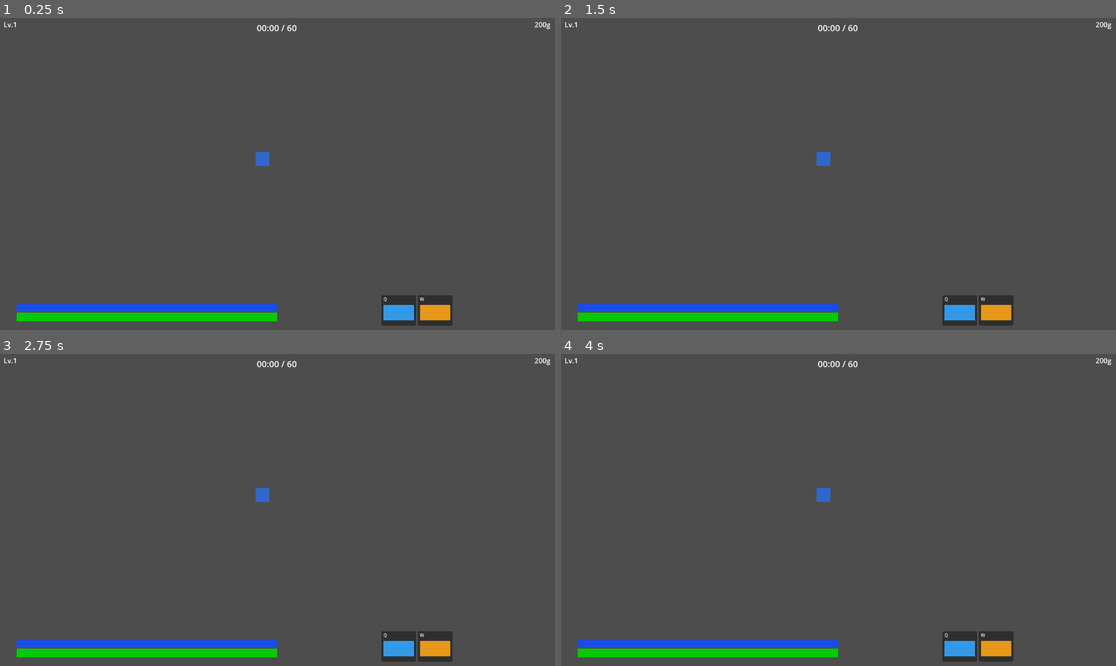
Above: before the commit, frames 1-4 (two rows, left to right).
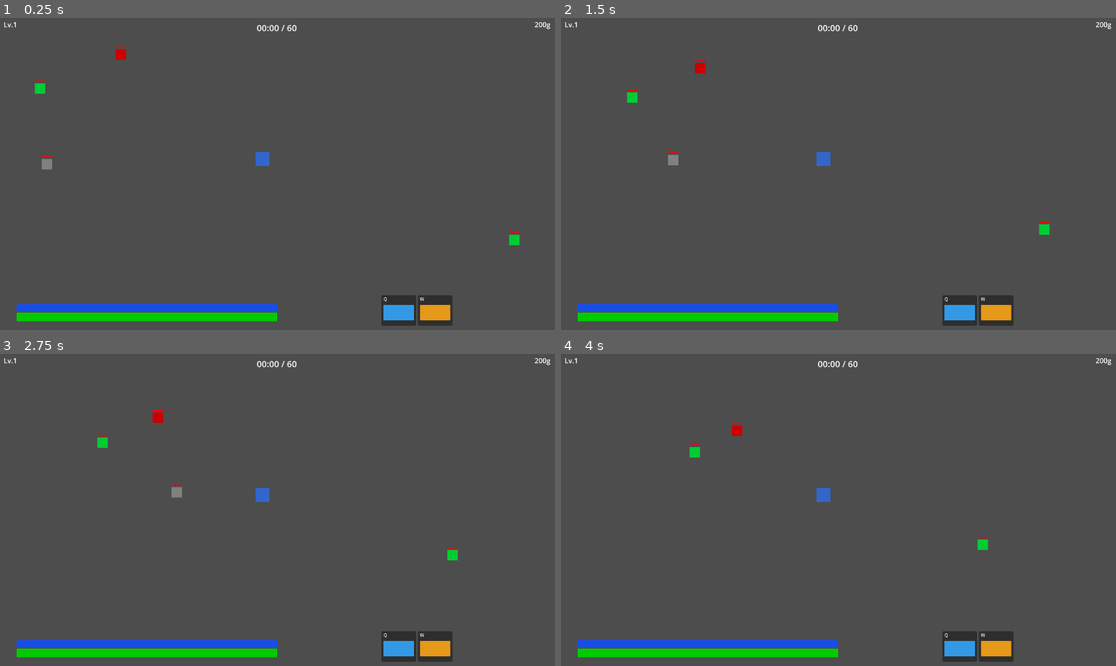
Above: after the commit, the same moments.

Repository: zhistokoepvpp-ctrl/hero-chaos
Game: Godot game, scene res://Scenes/Arena.tscn
Two runs of this game, one before a commit and one after it. Both use one fixed random seed, a clock stepped at 60 frames per second and the inputs below. This scene is started directly instead of the project's main scene.
Inputs (mouse positions are in pixels of both pictures, inside the frame that each line leads up to):
- Up to frame 1 (0.25 s): no input
- Up to frame 2 (1.5 s): move the mouse to (960, 158) at 0.52 s; tap Q (ability_q) at 0.6 s; click (960, 158) at 0.67 s; drag from (727, 189) to (810, 236) at 1.27 s
- Up to frame 3 (2.75 s): move the mouse to (333, 441) at 2.02 s; tap Q (ability_q) at 2.1 s; click (333, 441) at 2.17 s
- Up to frame 4 (4 s): drag from (810, 572) to (672, 463) at 2.77 s; move the mouse to (1005, 556) at 3.52 s; tap Q (ability_q) at 3.6 s; click (1005, 556) at 3.67 s

The runs differ from the first frame. In frame 1, 0.3% of the frame differs, in the area x 6-94%, y 9-73%; in frame 2, 0.3%; in frame 3, 0.3%, in the area x 17-83%, y 17-67%; in frame 4, 0.2%.
Error before the commit: Parse Error: Value of type "ColorRect" cannot be assigned to a variable of type "Node2D". (res://Scripts/UI/ArenaUI.gd:68)
Error after the commit: Invalid access to property or key 'player_data' on a base object of type 'Nil'. (res://Scripts/UI/ArenaUI.gd:160)

Commit message:
fix: type errors (ColorRect -> Node2D)

Diff:
--- a/game/Scripts/Enemies/MonsterBase.gd
+++ b/game/Scripts/Enemies/MonsterBase.gd
@@ -12,7 +12,7 @@
 var xp_reward: int = 20
 var monster_type: String = "slime"
 
-var _target: Node2D = null
+var _target = null
 var _target_player_data = null
 var _atk_timer: float = 0.0
 var _alive: bool = true
@@ -69,7 +69,7 @@
 	died.emit(gold_reward, xp_reward, position)
 	queue_free()
 
-func set_target(node: Node2D, player_data):
+func set_target(node, player_data):
 	_target = node
 	_target_player_data = player_data
 
--- a/game/Scripts/Enemies/WaveManager.gd
+++ b/game/Scripts/Enemies/WaveManager.gd
@@ -2,7 +2,7 @@
 class_name WaveManager
 
 var arena_view: Node2D = null
-var hero_node: Node2D = null
+var hero_node: Node = null
 var hero_data = null
 var monsters: Array = []
 
